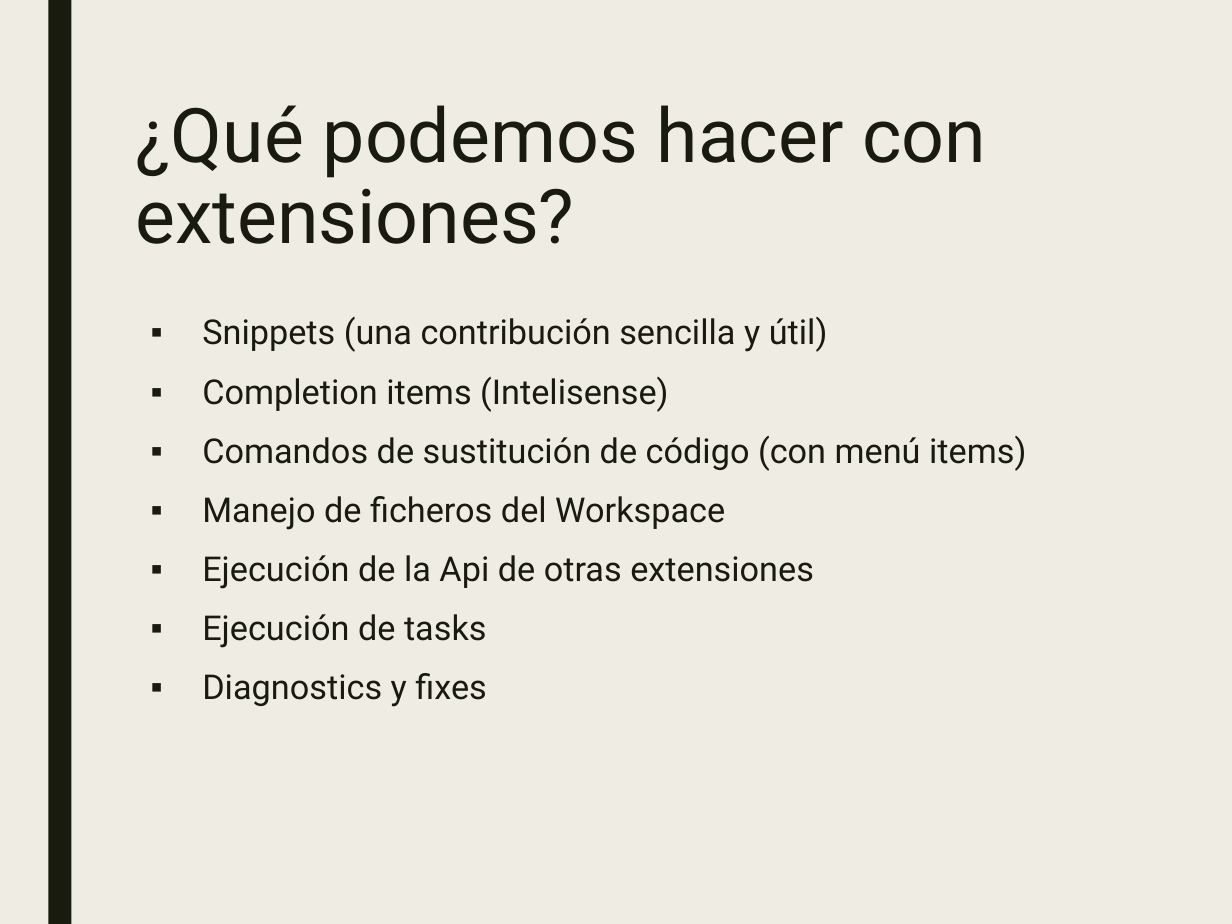
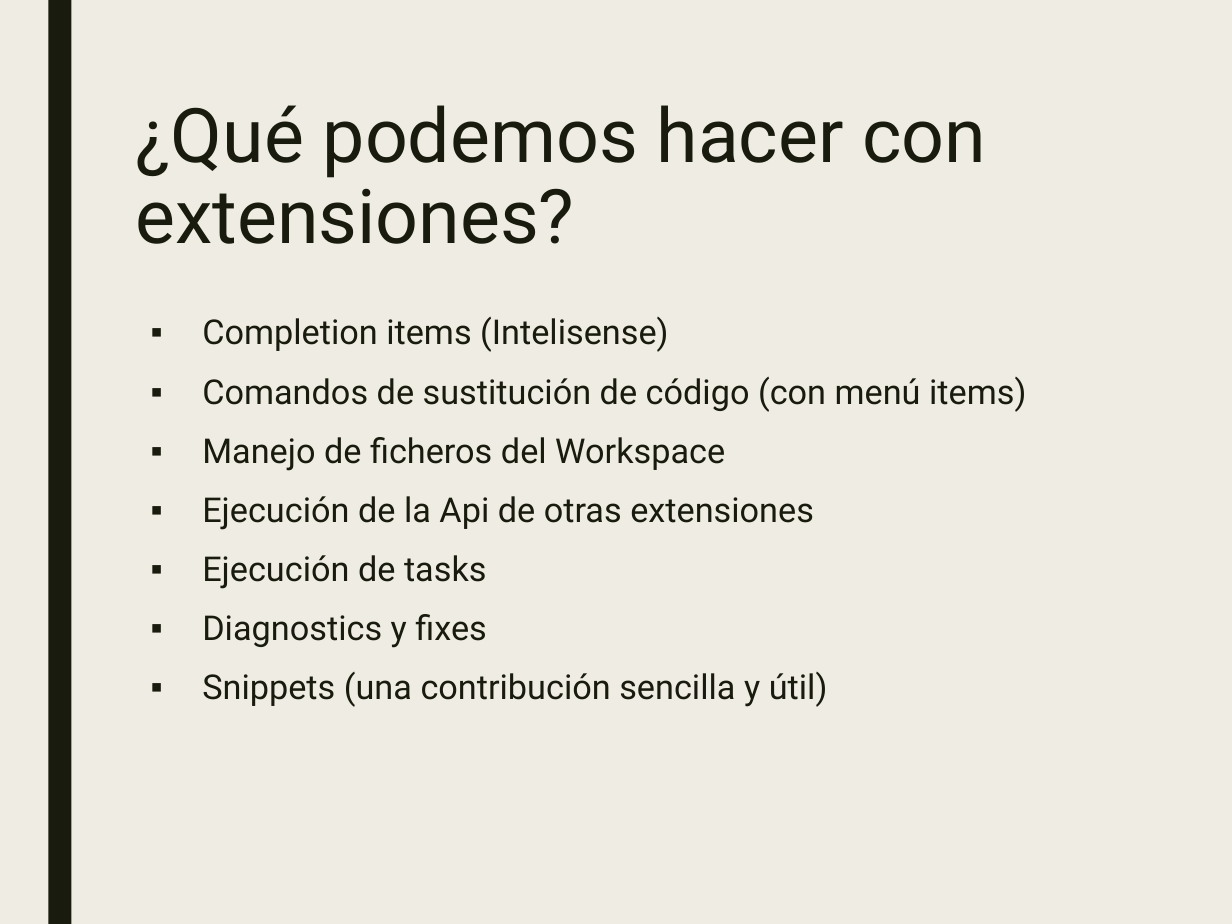
Before and after one commit to JalmarazMartn/dotnetrioja1, a slide deck: slide 8 of VSCODE Extensiones.ppt. Drawn at 1232x924 pixels with LibreOffice and Linux fonts; fonts in the diff are those of the drawing. Boxes give left, top, right and bottom in pixels: in the first picture for what was removed or moved away, otherwise in the second. Text is boxed around its words. In the diff, an @@ line names an element or a change of style, - is before the commit and + after.

```diff
--- a/VSCODE Extensiones.ppt
+++ b/VSCODE Extensiones.ppt
@@ text at <box>202,317,828,352</box>: paragraph removed @@
-▪ Snippets (una contribución sencilla y útil)
@@ text at <box>202,672,828,707</box>: paragraph added @@
+▪ Snippets (una contribución sencilla y útil)
```
Also in this commit, not shown: 4 other slides changed, 3 slides added, 2 slides removed.
